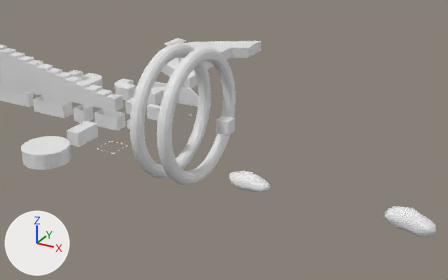
The FBX model Assets/Meshes/Meshes_v5.fbx, before and after one commit.
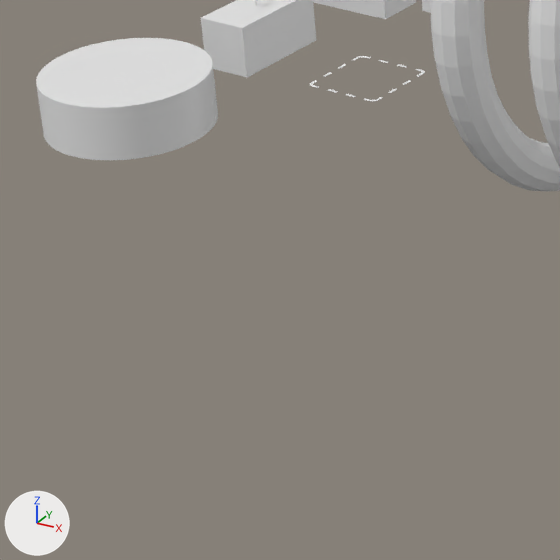
Each version appears first from a camera (50 mm lens) standing at (237.9, -355.8, 164.2) and looking at (94.0, -94.4, 33.5), and next in a close-up on the part from 2% to 37% of the width and 45% to 100% of the height. The lights are fixed; the arrows at lower left show +X, +Y and +Z. Where no turn or scale is listed for an object, it has been applied to the vertices.

In view in the first close-up: 'CubeLava2', 'Cylinder', 'FirstTorus', 'FlagRoad', 'SecondTorus'.
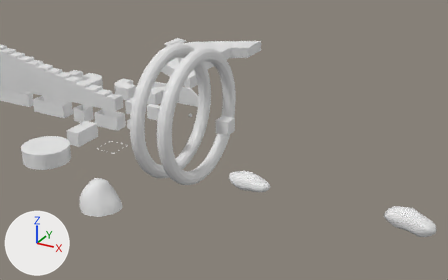
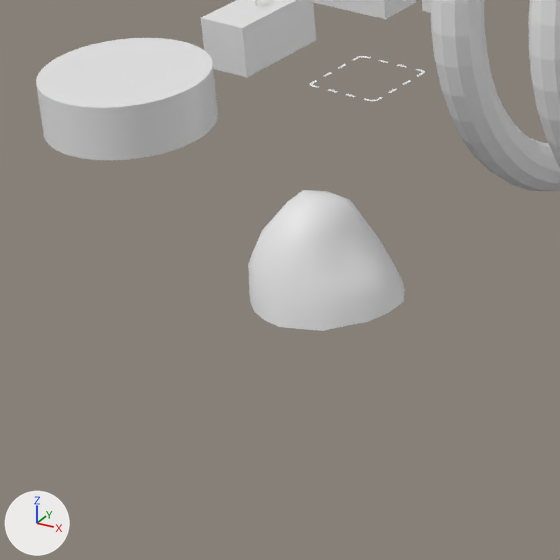
Location of each change, [x1, y1, x2, y2] in pixels of the close-ups (560 x 560 px):
```json
{"object": "Icosphere.002", "change": "added", "after": [248, 190, 405, 331]}
```

Scene script edits in JSON lines:
```json
{"op": "add", "block": "me_icosphere_002", "code": ["me_icosphere_002 = bpy.data.meshes.new('Icosphere.002')", "me_icosphere_002.from_pydata(...)  # 91 vertices, 160 faces; spans x -12.0..11.1, y -10.5..11.0, z -0.2..15.7"]}
{"op": "add", "block": "ob_icosphere_002", "code": ["ob_icosphere_002 = bpy.data.objects.new('Icosphere.002', me_icosphere_002)", "ob_icosphere_002.location = (43.0, -135.8, 0.0)"]}
```
